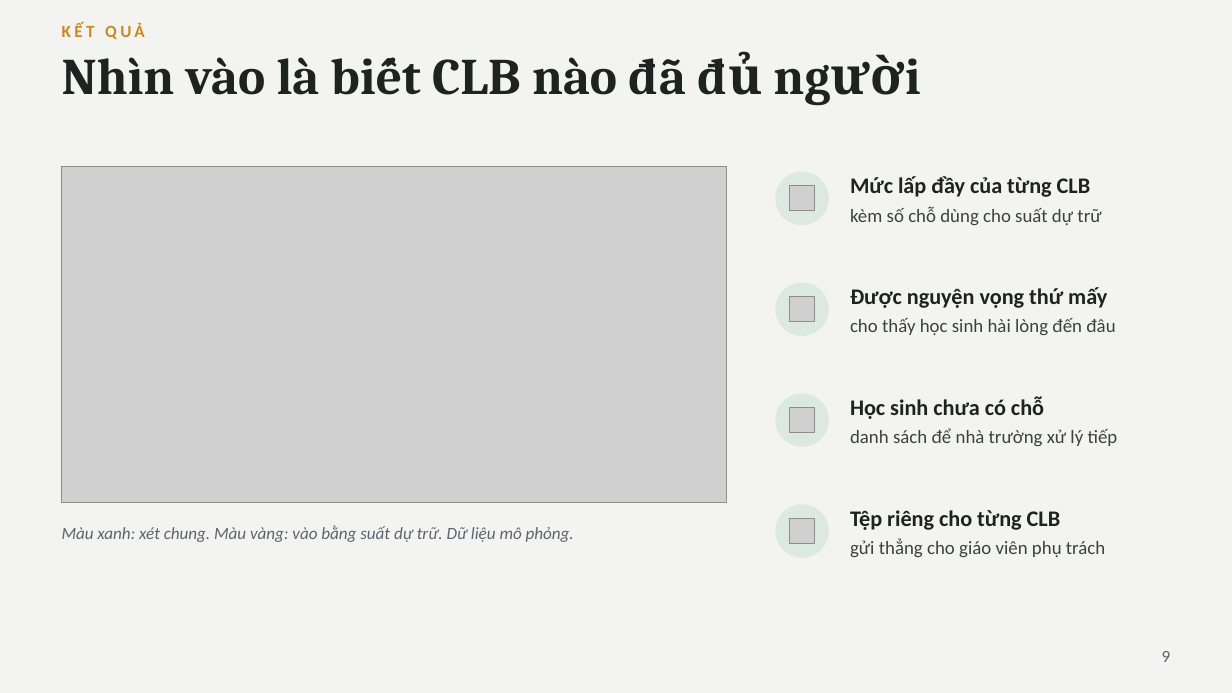
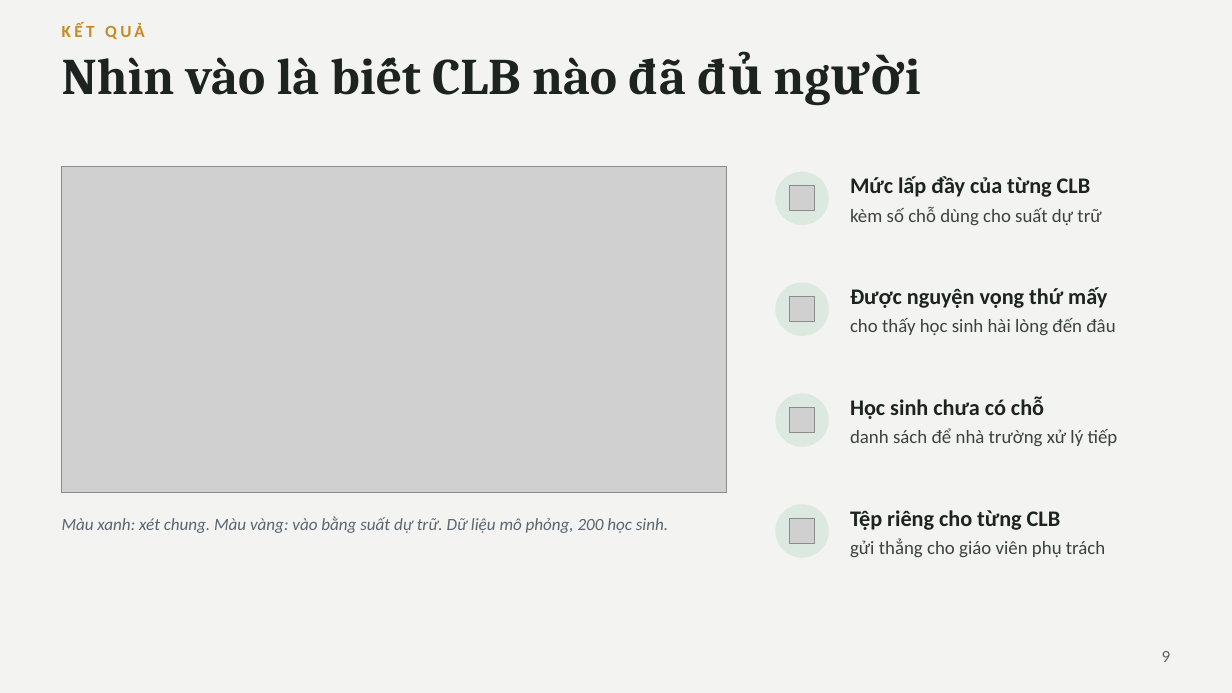
Before and after one commit to nguyenphanvantruong6969-arch/rbda-kiosk, a slide deck: slide 9 of TRINH_BAY_BAN_GIAM_HIEU.pptx. Drawn at 1232x693 pixels with LibreOffice and Linux fonts; fonts in the diff are those of the drawing; grey boxes stand for pictures. Boxes give left, top, right and bottom in pixels: in the first picture for what was removed or moved away, otherwise in the second. Text is boxed around its words. In the diff, an @@ line names an element or a change of style, - is before the commit and + after.

```diff
--- a/TRINH_BAY_BAN_GIAM_HIEU.pptx
+++ b/TRINH_BAY_BAN_GIAM_HIEU.pptx
@@ picture resized from (x1=62, y1=166, x2=727, y2=503) to (x1=62, y1=166, x2=727, y2=493) @@
@@ text at (x1=62, y1=516, x2=668, y2=533): text changed @@
-Màu xanh: xét chung. Màu vàng: vào bằng suất dự trữ. Dữ liệu mô phỏng.
+Màu xanh: xét chung. Màu vàng: vào bằng suất dự trữ. Dữ liệu mô phỏng, 200 học sinh.
```
Also in this commit, not shown: 3 other slides changed.
